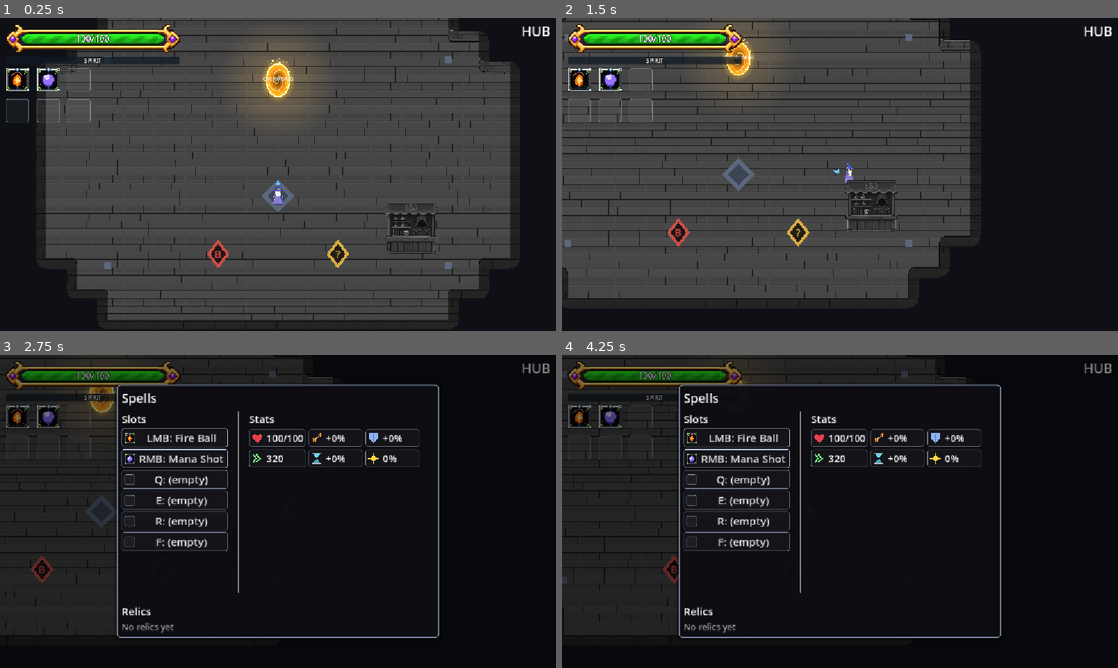
Above: before the commit, frames 1-4 (two rows, left to right).
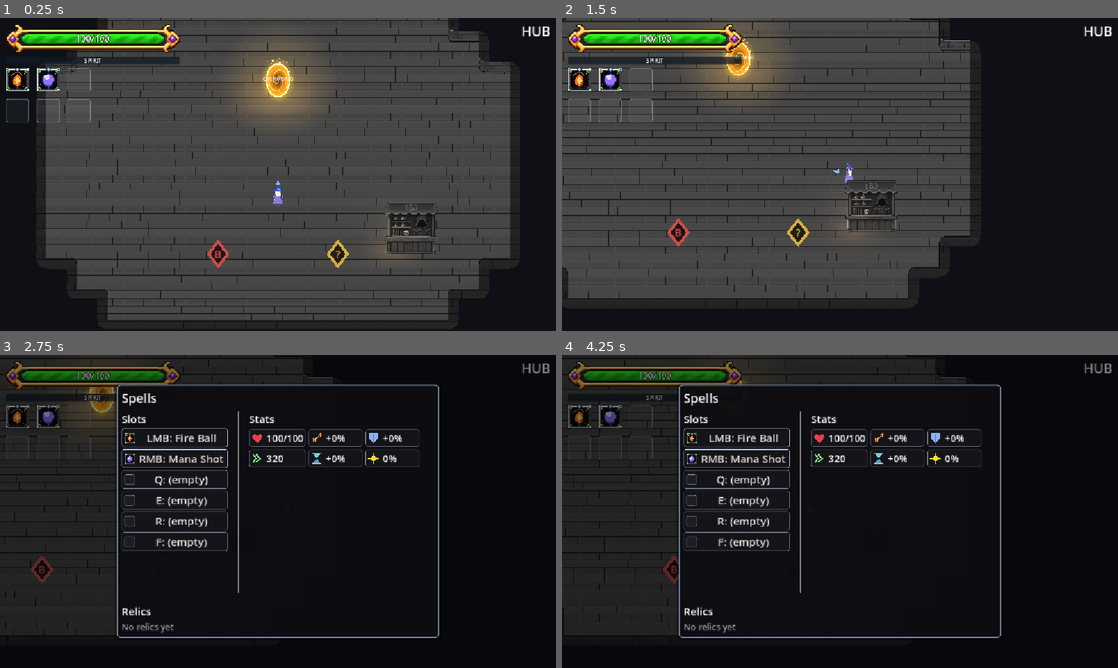
Above: after the commit, the same moments.

Repository: BestestGameStudio/gangU
Game: Godot game, scene res://game/core/main.tscn
The game is run twice, just before and just after one commit, with the same random seed, the same clock (stepped at 60 frames per second) and the same inputs. Sound files missing from this copy of the repository are replaced by a short silence.
Inputs (mouse positions are in pixels of both pictures, inside the frame that each line leads up to):
- Up to frame 1 (0.25 s): no input
- Up to frame 2 (1.5 s): tap Enter at 0.5 s; move the mouse to (962, 158) at 0.52 s; hold D (move_right) 0.53-1.25 s; hold Space (cast) 0.53-1.25 s; click (962, 158) at 0.67 s; drag from (728, 190) to (756, 58) at 1.27 s
- Up to frame 3 (2.75 s): move the mouse to (333, 442) at 2.02 s; hold D (move_right) from 2.03 s (still down); hold Tab (equip_panel) from 2.03 s (still down)
- Up to frame 4 (4.25 s): release D (move_right) at 2.75 s; release Tab (equip_panel) at 2.75 s; drag from (812, 574) to (600, 570) at 2.77 s; move the mouse to (1006, 558) at 3.52 s; hold A (move_left) from 3.53 s (still down); tap C (use_consumable) at 3.6 s

The runs differ from the first frame. In frame 1, 0.7% of the frame differs, in the area x 18-82%, y 12-81%; in frame 2, 0.7%, in the area x 0-63%, y 5-74%; in frame 3, 0.2%; in frame 4, less than 0.1%.

Commit message:
Add warm hub light pools and remove floating floor markers

Diff:
--- a/game/world/hub.tscn
+++ b/game/world/hub.tscn
@@ -7,6 +7,8 @@
 [ext_resource type="PackedScene" uid="uid://bgangu325sta" path="res://game/ui/bestiary_station.tscn" id="9_best"]
 
 [ext_resource type="Script" path="res://game/world/terrain/terrain_map.gd" id="terrain"]
+
+[ext_resource type="Script" path="res://game/world/hub_lights.gd" id="hub_lights"]
 
 [node name="Hub" type="Node2D"]
 
@@ -19,46 +21,8 @@
 [node name="Floor" type="Node2D" parent="."]
 script = ExtResource("hub_floor")
 
-[node name="Background" type="Node2D" parent="."]
-z_index = -50
-
-[node name="SpawnDiamond" type="Polygon2D" parent="Background"]
-position = Vector2(576, 480)
-color = Color(0.36, 0.41, 0.49, 1)
-polygon = PackedVector2Array(0, -34, 34, 0, 0, 34, -34, 0)
-
-[node name="SpawnDiamondInner" type="Polygon2D" parent="Background"]
-position = Vector2(576, 480)
-color = Color(0.24, 0.27, 0.33, 1)
-polygon = PackedVector2Array(0, -22, 22, 0, 0, 22, -22, 0)
-
-[node name="CornerNW" type="ColorRect" parent="Background"]
-offset_left = 216.0
-offset_top = 190.0
-offset_right = 230.0
-offset_bottom = 204.0
-color = Color(0.36, 0.41, 0.49, 1)
-
-[node name="CornerNE" type="ColorRect" parent="Background"]
-offset_left = 922.0
-offset_top = 190.0
-offset_right = 936.0
-offset_bottom = 204.0
-color = Color(0.36, 0.41, 0.49, 1)
-
-[node name="CornerSW" type="ColorRect" parent="Background"]
-offset_left = 216.0
-offset_top = 616.0
-offset_right = 230.0
-offset_bottom = 630.0
-color = Color(0.36, 0.41, 0.49, 1)
-
-[node name="CornerSE" type="ColorRect" parent="Background"]
-offset_left = 922.0
-offset_top = 616.0
-offset_right = 936.0
-offset_bottom = 630.0
-color = Color(0.36, 0.41, 0.49, 1)
+[node name="Lights" type="Node2D" parent="."]
+script = ExtResource("hub_lights")
 
 [node name="TitleLayer" type="CanvasLayer" parent="."]
 layer = 2
--- /dev/null
+++ b/game/world/hub_lights.gd
@@ -0,0 +1,59 @@
+extends Node2D
+## Hub-only presentation. No clock, interaction, collision or travel changes.
+## Mood references: Royal Crypt's quiet open floor and Kibyra's warm lamps.
+var _time := 0.0
+var _portal_pool: Sprite2D
+var _lamp_light: PointLight2D
+
+func _ready() -> void:
+	var gradient := Gradient.new()
+	gradient.offsets = PackedFloat32Array([0.0, 0.2, 0.55, 1.0])
+	gradient.colors = PackedColorArray([Color(1, 1, 1, 0.65),
+		Color(1, 1, 1, 0.38), Color(1, 1, 1, 0.10), Color(1, 1, 1, 0)])
+	var texture := GradientTexture2D.new()
+	texture.gradient = gradient
+	texture.width = 256
+	texture.height = 256
+	texture.fill = GradientTexture2D.FILL_RADIAL
+	texture.fill_from = Vector2(0.5, 0.5)
+	texture.fill_to = Vector2(1, 0.5)
+	_portal_pool = _pool(texture, Vector2(576, 272), Vector2(1.35, 0.66), 0.30)
+	_pool(texture, Vector2(814, 596), Vector2(0.72, 0.36), 0.25)
+	_lamp_light = PointLight2D.new()
+	_lamp_light.position = Vector2(814, 556)
+	_lamp_light.texture = texture
+	_lamp_light.texture_scale = 0.9
+	_lamp_light.color = Color("ffc078")
+	_lamp_light.energy = 0.55
+	_lamp_light.shadow_enabled = false
+	add_child(_lamp_light)
+	queue_redraw()
+
+func _pool(texture: Texture2D, at: Vector2, spread: Vector2, alpha: float) -> Sprite2D:
+	var pool := Sprite2D.new()
+	pool.texture = texture
+	pool.position = at
+	pool.scale = spread
+	pool.z_index = -70 # Above brick, below every prop and actor.
+	pool.modulate = Color(1.0, 0.52, 0.18, alpha)
+	var material := CanvasItemMaterial.new()
+	material.blend_mode = CanvasItemMaterial.BLEND_MODE_ADD
+	pool.material = material
+	add_child(pool)
+	return pool
+
+func _draw() -> void:
+	# Small bronze lantern on the counter's left edge, behind no hitbox.
+	var p := Vector2(814, 556)
+	draw_rect(Rect2(p + Vector2(-6, -10), Vector2(12, 16)), Color("231f1b"))
+	draw_rect(Rect2(p + Vector2(-4, -8), Vector2(8, 12)), Color("ae7439"))
+	draw_rect(Rect2(p + Vector2(-2, -6), Vector2(4, 8)), Color("ffce83"))
+	draw_rect(Rect2(p + Vector2(-6, -12), Vector2(12, 3)), Color("62513a"))
+	draw_rect(Rect2(p + Vector2(-6, 5), Vector2(12, 3)), Color("62513a"))
+	draw_arc(p + Vector2(0, -12), 4, PI, TAU, 8, Color("62513a"), 2)
+
+func _process(delta: float) -> void:
+	_time += delta
+	var pulse := 1.0 + 0.025 * sin(_time * 2.0)
+	_portal_pool.modulate.a = 0.30 * pulse
+	_lamp_light.energy = 0.55 * (1.0 + 0.018 * sin(_time * 3.1))
Not shown: 1 places in game/world/hub.tscn that only renumber resources
Not shown, added: game/world/hub_lights.gd.uid
